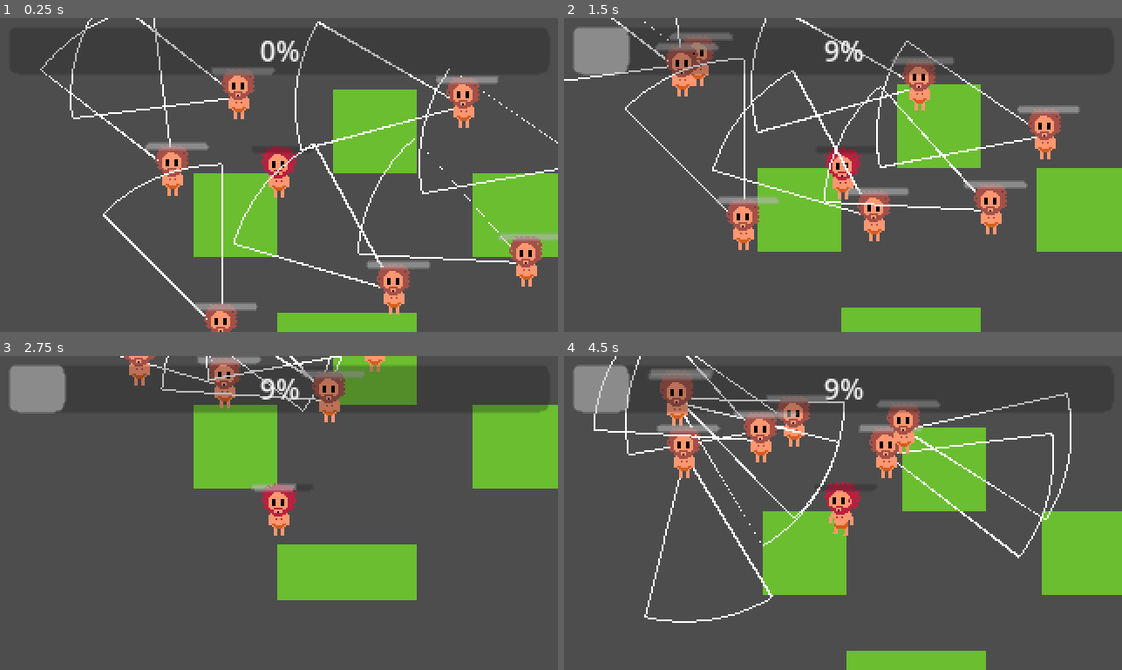
Above: before the commit, frames 1-4 (two rows, left to right).
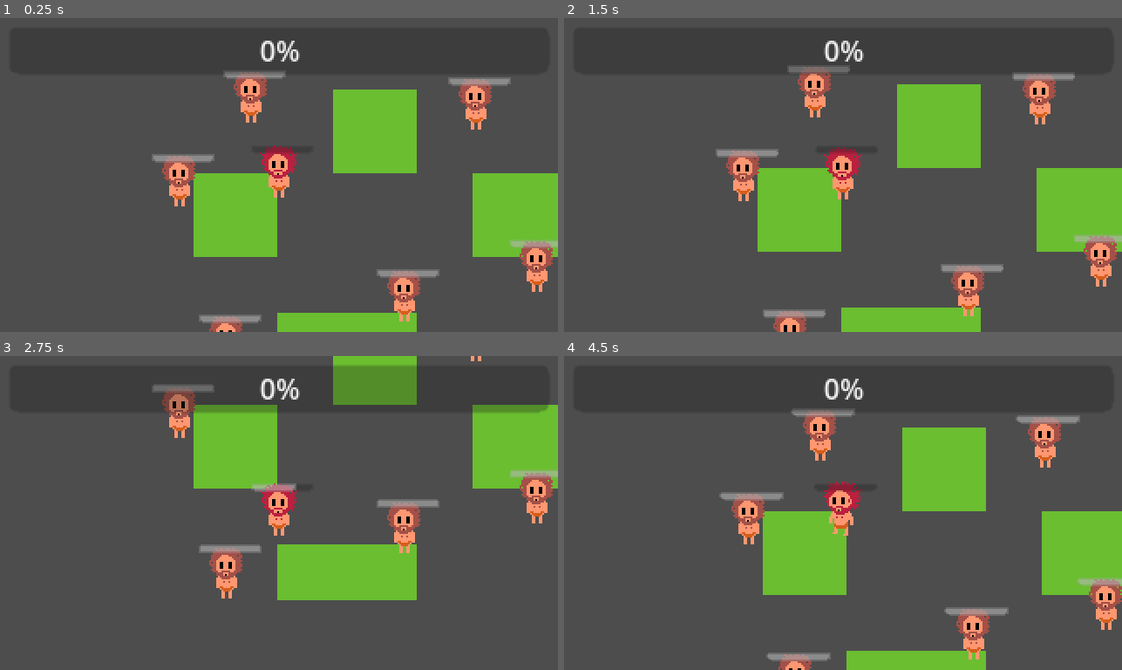
Above: after the commit, the same moments.

Repository: jduhking/perfidious
Game: Godot game, scene res://Levels/level_1.tscn
The game is run twice, just before and just after one commit, with the same random seed, the same clock (stepped at 60 frames per second) and the same inputs.
Inputs:
- Up to frame 1 (0.25 s): no input
- Up to frame 2 (1.5 s): hold Right (ui_right) 0.53-1.28 s; hold Z (horn) 0.53-1.28 s; hold Down (ui_down) from 1.28 s (still down); tap Z (horn) at 1.35 s
- Up to frame 3 (2.75 s): release Down (ui_down) at 2.03 s; hold Right (ui_right) from 2.03 s (still down); hold Z (horn) from 2.03 s (still down)
- Up to frame 4 (4.5 s): release Right (ui_right) at 2.78 s; release Z (horn) at 2.78 s; hold Up (ui_up) 2.78-3.53 s; tap Z (horn) at 2.85, 4.35 s; hold Z (horn) 3.53-4.28 s; hold Left (ui_left) from 3.53 s (still down)

The runs differ from the first frame. In frame 1, 9.0% of the frame differs, in the area x 7-100%, y 0-100%; in frame 2, 13%, in the area x 0-100%, y 0-100%; in frame 3, 7.5%; in frame 4, 13%.
Error after the commit: Parse Error: Could not parse global class "Tribesman" from "res://Entities/Tribesman/tribesman.gd". (res://Entities/Demon/demon.gd:5)

Commit message:
updated tribesman logic

Diff:
--- a/Entities/Tribesman/tribesman.gd
+++ b/Entities/Tribesman/tribesman.gd
@@ -9,7 +9,7 @@
 var current_threat : Entity
 
 @onready var arrow = preload("res://Entities/Tribesman/Arrow.tscn")
-var timer
+var timer : Timer
 const HANGOUT_INTERVAL : float = 1
 @export var hangout_radius : float = 96
 @export var sight_radius : float = 64
@@ -34,9 +34,15 @@
 
 
 static func _on_shared_timeout():
-	if GameManager.current_level:
-		var interest_points = GameManager.current_level.interest_points
-		current_group_interest_point = interest_points[randi() % interest_points.size()]
+	update_shared_interest_point()
+
+static func update_shared_interest_point(interest : Node2D = null):
+	if interest:
+		current_group_interest_point = interest
+	else:
+		if GameManager.current_level:
+			var interest_points = GameManager.current_level.interest_points
+			current_group_interest_point = interest_points[randi() % interest_points.size()]
 
 func claim_brain() -> void:
 	brain = self
@@ -90,3 +96,8 @@
 	a.init($ArrowSpawnPoint.global_position, get_direction_to(current_threat))
 
 	GameManager.current_level.add_child(a)
+
+func check_out_player():
+	if brain and brain.timer:
+		brain.timer.
+	update_shared_interest_point(GameManager.player)
--- a/Entities/Tribesman/tribesman.tscn
+++ b/Entities/Tribesman/tribesman.tscn
@@ -18,6 +18,8 @@
 [sub_resource type="RectangleShape2D" id="RectangleShape2D_80nbo"]
 
 [sub_resource type="CircleShape2D" id="CircleShape2D_ehqck"]
+resource_local_to_scene = true
+radius = 162.11107
 
 [sub_resource type="Animation" id="Animation_0jj62"]
 resource_name = "up"
@@ -103,6 +105,8 @@
 &"up": SubResource("Animation_0jj62")
 }
 
+[sub_resource type="CircleShape2D" id="CircleShape2D_0jj62"]
+
 [node name="Tribesman" type="CharacterBody2D"]
 material = SubResource("ShaderMaterial_qrmtu")
 collision_layer = 8
@@ -110,7 +114,19 @@
 script = ExtResource("1_2qpyo")
 hangout_radius = 110.0
 sight_radius = 96.0
+sight_angle = null
+evade_threshold = null
+shoot_distance = null
+arrow_rate = null
+max_health = null
 max_speed = 50.0
+accel_time = null
+decel_time = null
+max_attack_damage = null
+min_attack_damage = null
+attack_damage = null
+max_knockback_force = null
+min_knockback_force = null
 
 [node name="CollisionShape2D" type="CollisionShape2D" parent="."]
 shape = SubResource("RectangleShape2D_80nbo")
@@ -164,3 +180,8 @@
 libraries = {
 &"": SubResource("AnimationLibrary_k3nuh")
 }
+
+[node name="HearingArea" type="Area2D" parent="."]
+
+[node name="CollisionShape2D" type="CollisionShape2D" parent="HearingArea"]
+shape = SubResource("CircleShape2D_0jj62")
--- a/Entities/Tribesman/tribesman_wander_state.gd
+++ b/Entities/Tribesman/tribesman_wander_state.gd
@@ -6,10 +6,16 @@
 
 func _physics_process(delta: float) -> void:
 
+	var interests = actor.hearing_area.get_overlapping_bodies()
 	var threats = actor.detection_area.get_overlapping_bodies()
+
+	var players = interests.filter(func (x : Player): return x != null)
+	if GameManager.player in players and GameManager.player.blowing_horn and actor.current_group_interest_point != GameManager.player:
+		actor.check_out_player()
+
 	threats = threats.filter(func (x : Entity):
 		var angle = actor.global_position.angle_to_point(x.global_position)
-		return angle >= -actor.half_angle + actor.rotation and angle <= actor.half_angle + actor.rotation and actor.get_distance_to(x) <= actor.sight_radius and x is not Tribesman and ((x as Player) and (x as Player).is_caught)
+		return angle >= -actor.half_angle + actor.current_rotation and angle <= actor.half_angle + actor.current_rotation and actor.get_distance_to(x) <= actor.sight_radius and x is not Tribesman and ((x as Player) and (x as Player).is_caught)
 	)
 
 	if threats.size() > 0:
Not shown: 1 places in Entities/Tribesman/tribesman.tscn that only renumber resources
